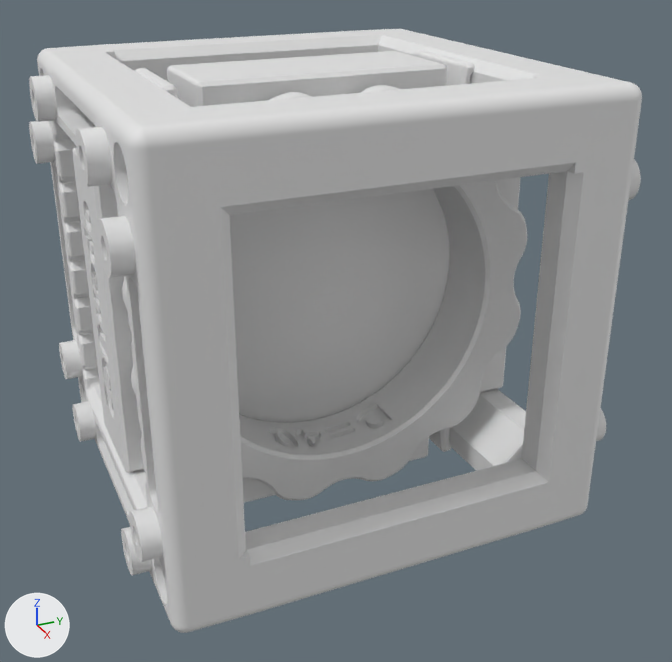
Renders of the glTF model examples/designs/cube-mounted/lens.dsn/_objects:x.glb from each side of a commit.
Before and after are seen from a 50 mm camera at (0.0948, -0.0393, 0.0402) aimed at (0.0035, 0.0018, -0.0055). Lighting does not change. The marker at lower left points along +X, +Y and +Z. The picture after the commit comes second. Where no turn or scale is listed for an object, it has been applied to the vertices.

The first picture shows 'BUY - Lens - f50 D40 sA2.1 sI10.1 cx-cx', 'PRT - 1003 - CUBHLF111 - V04', 'PRT - 1003 - CUBHLF111 - V04.001', 'PRT - 2003 - NUTD40', 'PRT - 2023 - INSLEND40F50 - V04'.
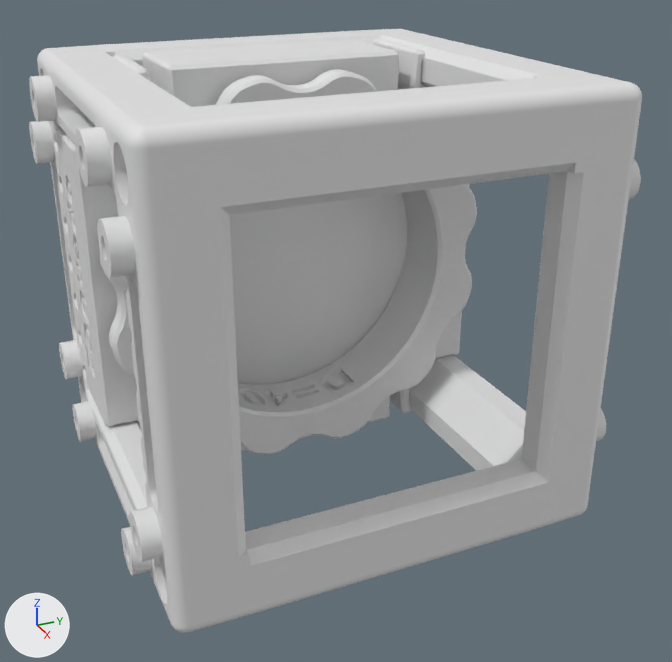
Patch to the scene script:
```diff
--- a/examples/designs/cube-mounted/lens.dsn/_objects:x.glb.py
+++ b/examples/designs/cube-mounted/lens.dsn/_objects:x.glb.py
@@ ob_prt___2023___inslend40f50___v04 @@
 ob_prt___2023___inslend40f50___v04 = bpy.data.objects.new('PRT - 2023 - INSLEND40F50 - V04', me_prt___2023___inslend40f50___v04)
-ob_prt___2023___inslend40f50___v04.location = (0.0, 0.0, 0.0)
+ob_prt___2023___inslend40f50___v04.location = (-0.011, 0.0, 0.0)
@@ ob_buy___lens___f50_d40_sa2_1_si10_1_cx_cx @@
 ob_buy___lens___f50_d40_sa2_1_si10_1_cx_cx = bpy.data.objects.new('BUY - Lens - f50 D40 sA2.1 sI10.1 cx-cx', me_buy___lens___f50_d40_sa2_1_si10_1_cx_cx)
-ob_buy___lens___f50_d40_sa2_1_si10_1_cx_cx.location = (0.0, 0.0, 0.0)
+ob_buy___lens___f50_d40_sa2_1_si10_1_cx_cx.location = (-0.011, 0.0, 0.0)
@@ ob_prt___2003___nutd40 @@
 ob_prt___2003___nutd40 = bpy.data.objects.new('PRT - 2003 - NUTD40', me_prt___2003___nutd40)
-ob_prt___2003___nutd40.location = (0.0, 0.0, 0.0)
+ob_prt___2003___nutd40.location = (-0.011, 0.0, 0.0)
```

What differs and where, as boxes [x1, y1, x2, y2] in the pictures (672 x 662 px):
'PRT - 2003 - NUTD40', moved: before [122, 85, 527, 500]; after [100, 69, 477, 455]
'BUY - Lens - f50 D40 sA2.1 sI10.1 cx-cx', moved: before [229, 189, 450, 423]; after [229, 193, 407, 385]
'PRT - 2023 - INSLEND40F50 - V04', moved: before [72, 50, 521, 503]; after [55, 39, 469, 452]
